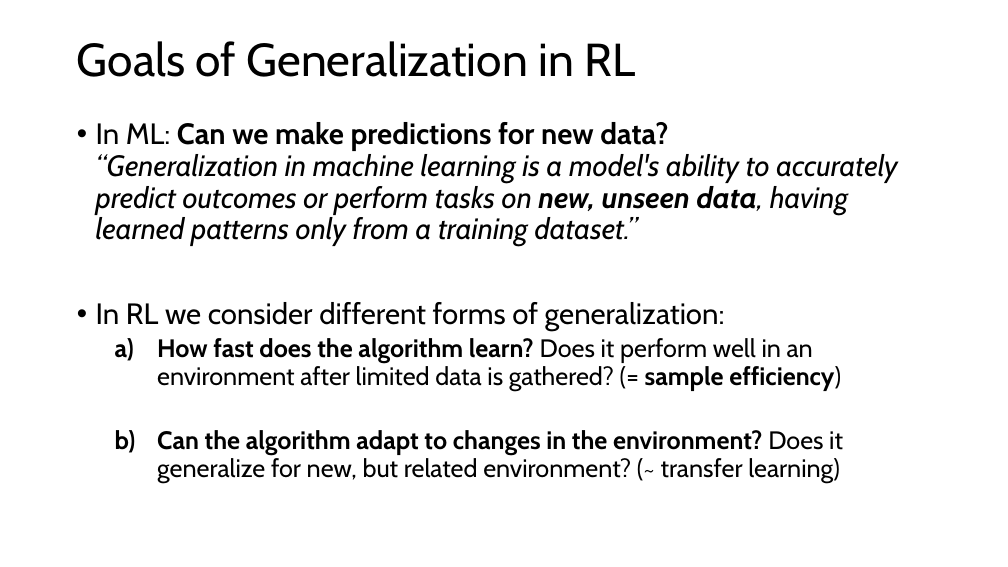
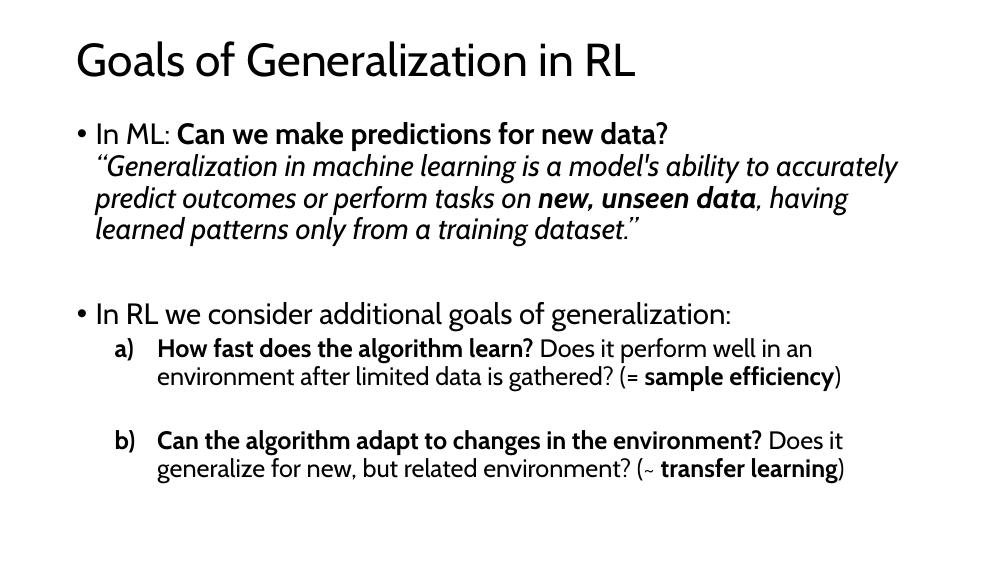
Before and after one commit to mhahsler/Introduction_to_Reinforcement_Learning, a slide deck: slide 6 of slides/Lecture_Chapter09.pptx. Drawn at 1008x567 pixels with LibreOffice and Linux fonts; fonts in the diff are those of the drawing. Boxes give left, top, right and bottom in pixels: in the first picture for what was removed or moved away, otherwise in the second. Text is boxed around its words. In the diff, an @@ line names an element or a change of style, - is before the commit and + after.

```diff
--- a/slides/Lecture_Chapter09.pptx
+++ b/slides/Lecture_Chapter09.pptx
@@ text at [96,302,731,331]: text changed @@
-• In RL we consider different forms of generalization:
+• In RL we consider additional goals of generalization:
@@ text at [157,430,845,483]: bold on in "transfer learning)" @@
```
Also in this commit, not shown: 1 slide added, 1 slide removed, 4 other files.
